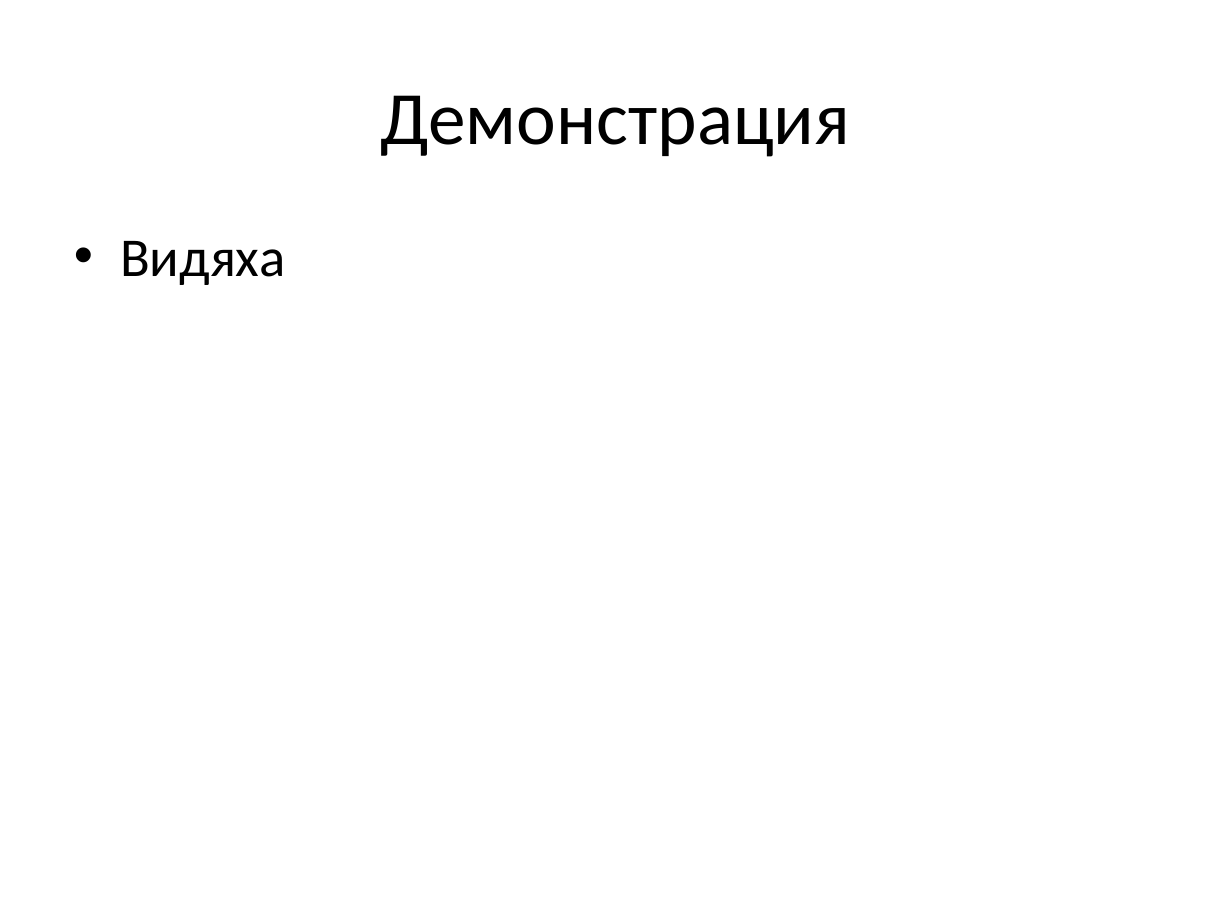
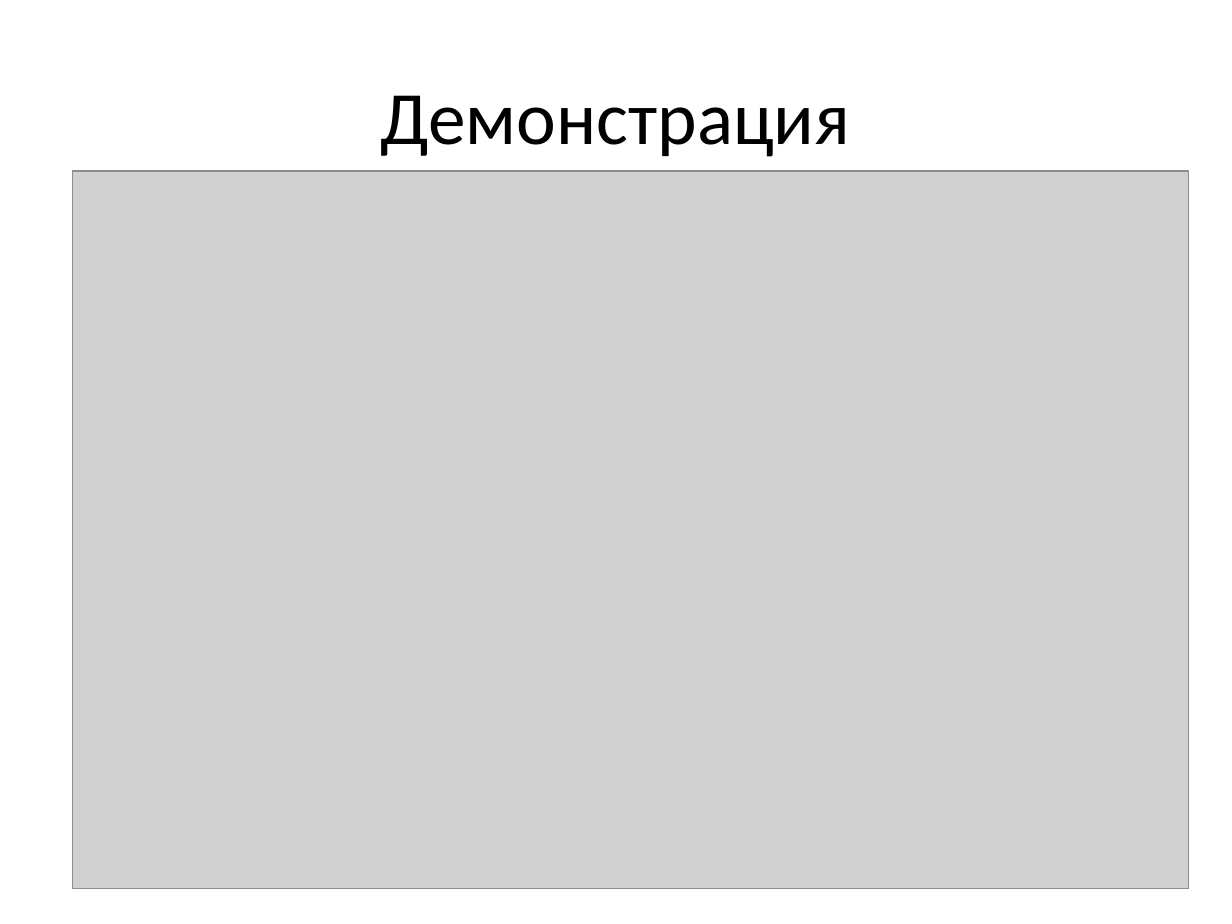
Before and after one commit to mikhail-putilov/archive, a slide deck: slide 5 of ВКР Путилов М.Ю. Презентация.pptx. Drawn at 1232x924 pixels with LibreOffice and Linux fonts; fonts in the diff are those of the drawing; grey boxes stand for pictures. Boxes give left, top, right and bottom in pixels: in the first picture for what was removed or moved away, otherwise in the second. Text is boxed around its words. In the diff, an @@ line names an element or a change of style, - is before the commit and + after.

```diff
--- a/ВКР Путилов М.Ю. Презентация.pptx
+++ b/ВКР Путилов М.Ю. Презентация.pptx
@@ picture added at (73,171,1189,890) @@
@@ text removed at (120,241,286,285) @@
-• Видяха
```
Also in this commit, not shown: 12 other slides changed, 7 slides added, 1 slide removed, 4 other files.
